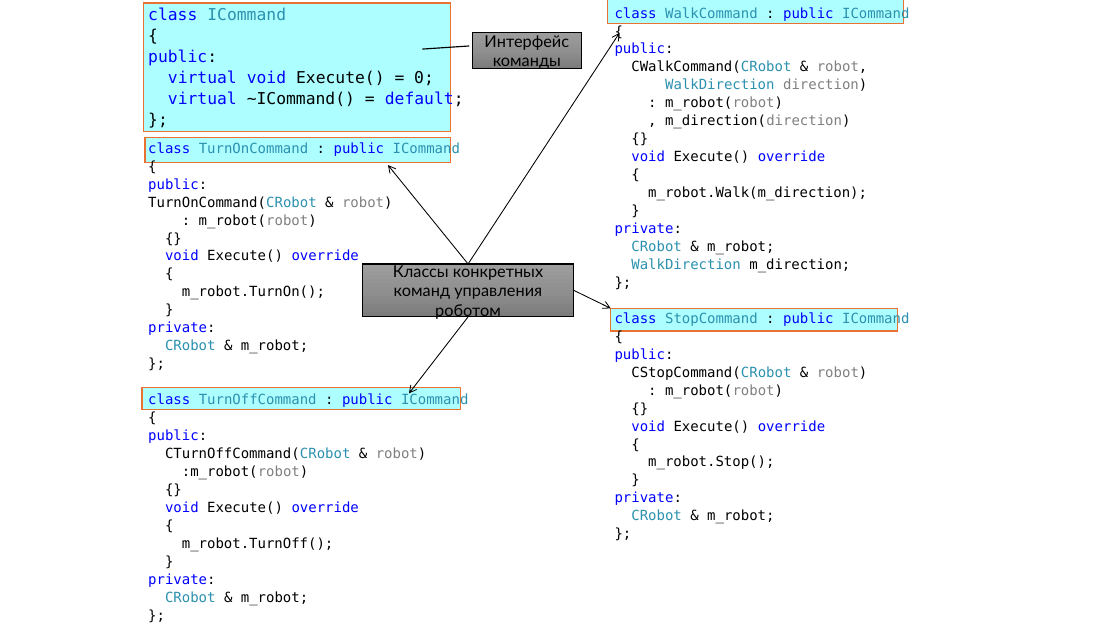
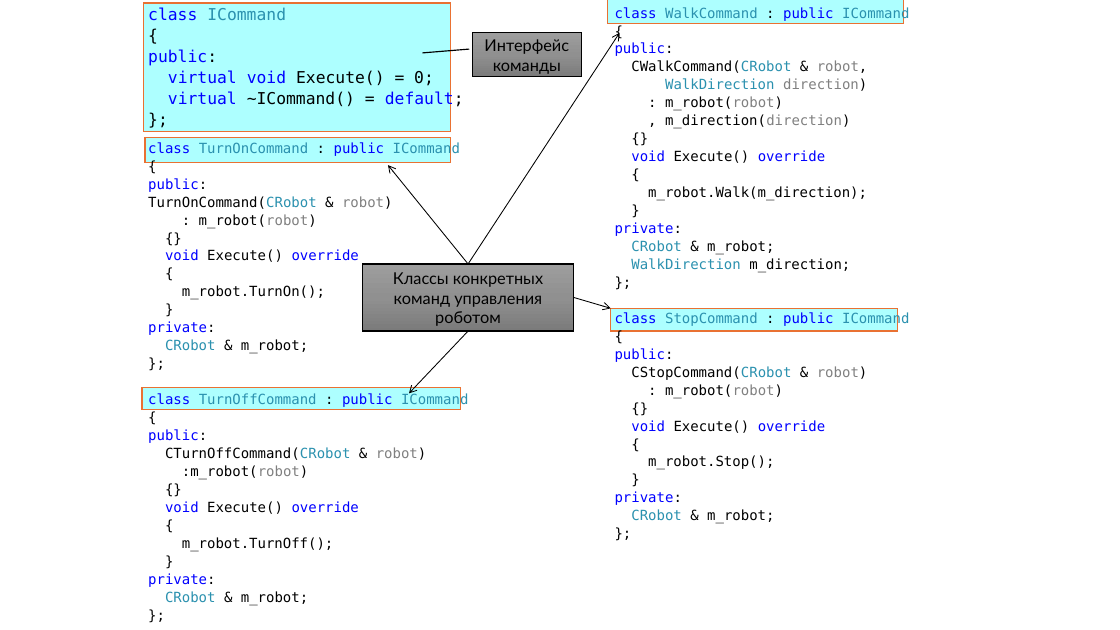
Before and after one commit to alexey-malov/ood, a slide deck: slide 13 of lectures/06.command/command.pptx (slide 11 before the commit). Drawn at 1120x630 pixels with LibreOffice and Linux fonts; fonts in the diff are those of the drawing. Boxes give left, top, right and bottom in pixels: in the first picture for what was removed or moved away, otherwise in the second. Text is boxed around its words. In the diff, an @@ line names an element or a change of style, - is before the commit and + after.

```diff
--- a/lectures/06.command/command.pptx
+++ b/lectures/06.command/command.pptx
@@ border callout "Интерфейс команды": place and size @@
-border callout "Интерфейс команды" at <box>472,33,581,68</box>
+border callout "Интерфейс команды" at <box>472,33,581,76</box>
@@ rectangle "Классы конкретных команд управления роботом": place and size @@
-rectangle "Классы конкретных команд управления роботом" at <box>362,264,574,317</box>
+rectangle "Классы конкретных команд управления роботом" at <box>362,264,574,331</box>
@@ arrow moved from (574, 291) - (611, 308) to (574, 297) - (611, 308) @@
@@ arrow moved from (468, 317) - (409, 393) to (468, 331) - (409, 393) @@
```
Also in this commit, not shown: 5 other slides changed, 3 slides added, 1 slide removed.
